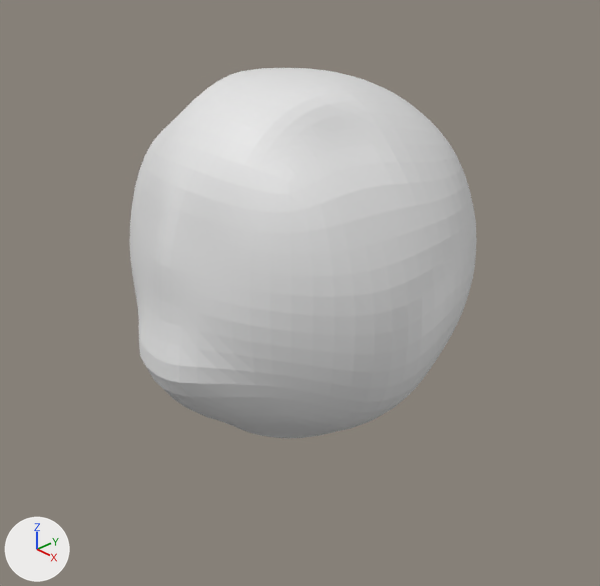
One commit to the Blender file ETHAN_SOUL.blend: the scene before it, then after it.
Before and after are seen from a 50 mm camera at (3.22, -2.98, 1.87) aimed at (0.13, -0.1, -0.22). The axes (+X, +Y, +Z) are drawn at lower left. The lights are the same throughout. The picture after the commit comes second. The same objects are shown in both versions, whatever each file hides.
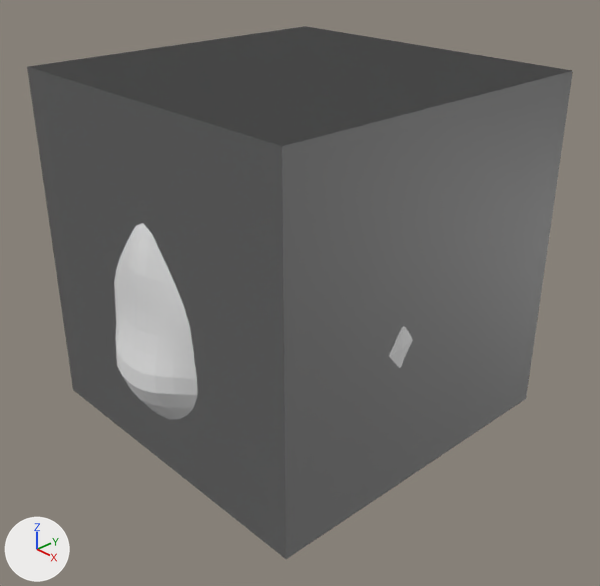
Changed parts and their boxes (x1, y1, x2, y2) in the pictures (600 x 586 px):
'Cube', reshaped, moved (57% wider, 44% taller)
    before: (130, 68, 477, 438)
    after: (27, 26, 573, 559)
part 1 of me_cube, added
    after: (27, 26, 573, 559)
part 2 of me_cube, added
    after: (114, 223, 413, 420)

What changed in the scene script:
```text
Change me_cube:
    used by ob_cube; location = (0.0, 0.0, 0.0); scale = (1.18, 1.18, 1.18)
    remove me_cube.from_pydata(...)  # 1634 vertices, 1632 faces; spans x -0.85..0.85, y -0.85..0.82, z -0.79..0.83
    add me_cube.from_pydata(...)  # 6546 vertices, 6540 faces; spans x -0.85..0.85, y -0.85..0.97, z -0.85..0.85
    me_cube part 1: a new loose piece, a box spanning x -0.85..0.85, y -0.73..0.97, z -0.85..0.85, in mat_material (white #e7e7e7)
    me_cube part 2: 4896 vertices added at x -0.85..0.85, y -0.85..0.82, z -0.79..0.83
    other edits to the shape of me_cube do not show in these pictures
Change ob_cube:
    ob_cube.location: (0.0, 0.0, 0.0) -> (0.0, -0.144, 0.0)
```
